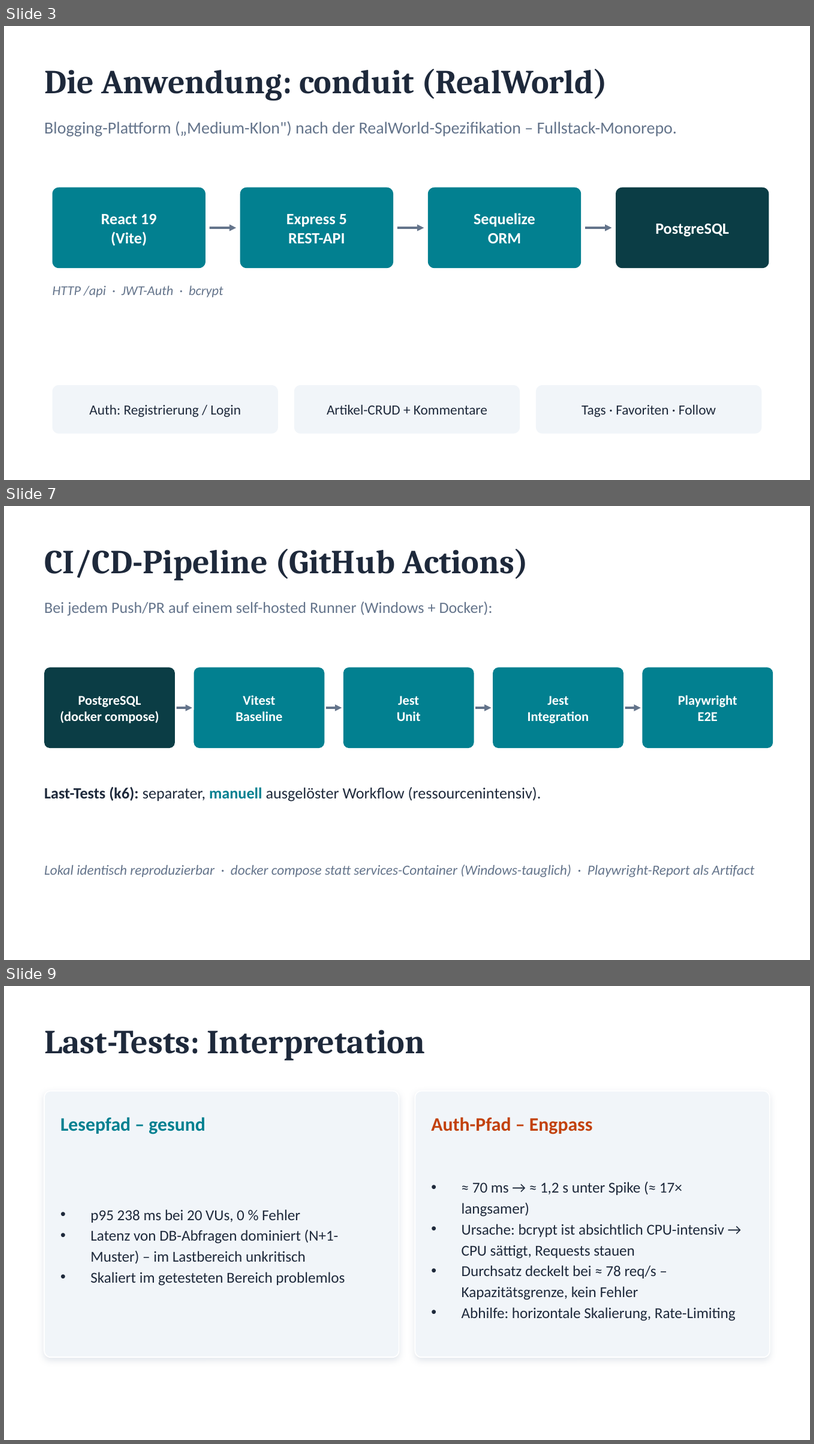
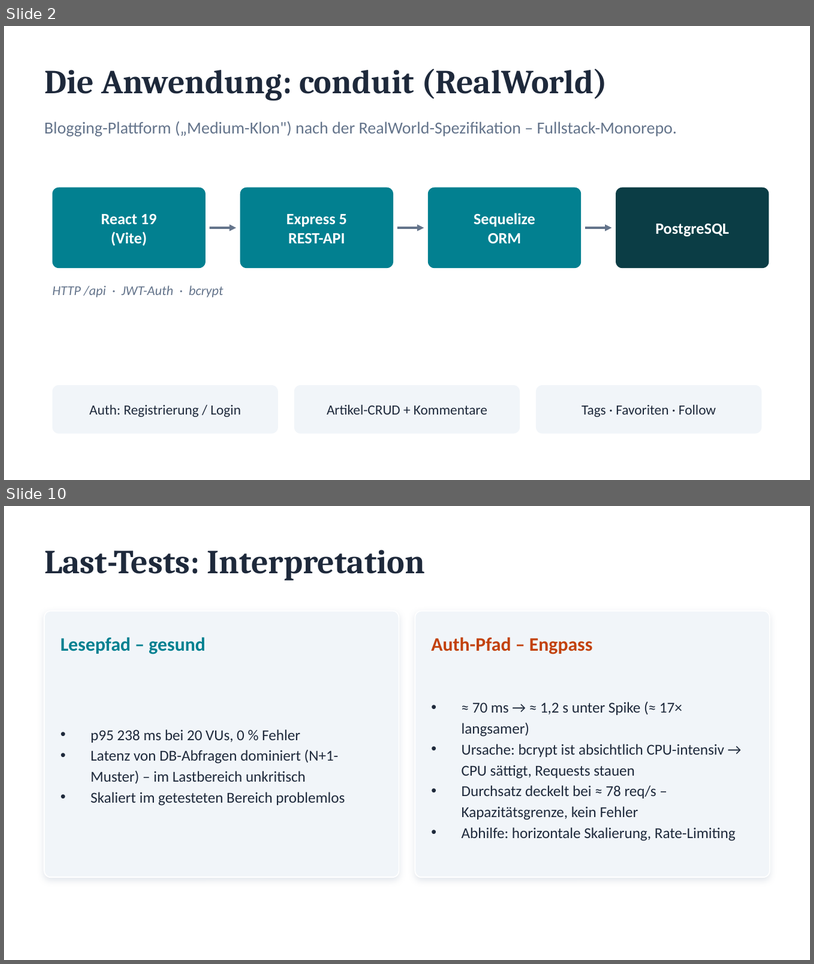
Before and after one commit to Lolo169169/wat4-2026ss-bb-zauner-seybold, a slide deck: PRESENTATION.pptx. Shown one above the other, each under a label of ours: slides 3, 7 and 9 before the commit, slides 2 and 10 after it; the slides between them are not shown. The pictures are 814x1444 and 814x964 pixels, drawn with LibreOffice and Linux fonts; fonts in the diff are those of the drawing. Boxes give left, top, right and bottom in pixels: in the first picture for what was removed or moved away, otherwise in the second. Text is boxed around its words. In the diff, an @@ line names an element or a change of style, - is before the commit and + after.

```diff
--- a/PRESENTATION.pptx
+++ b/PRESENTATION.pptx
@@ slide 7 removed at [4,506,810,960], background #FFFFFF @@
@@ text removed at [44,549,528,580] @@
-CI/CD-Pipeline (GitHub Actions)
@@ text removed at [44,601,493,616] @@
-Bei jedem Push/PR auf einem self-hosted Runner (Windows + Docker):
@@ rounded rectangle removed at [44,667,175,748] @@
@@ rounded rectangle removed at [194,667,324,748] @@
@@ rounded rectangle removed at [344,667,474,748] @@
@@ rounded rectangle removed at [494,667,624,748] @@
@@ rounded rectangle removed at [642,667,773,748] @@
@@ text removed at [60,696,159,723] @@
-PostgreSQL
-(docker compose)
@@ text removed at [236,695,282,721] @@
-Vitest
-Baseline
@@ text removed at [397,696,421,721] @@
-Jest
-Unit
@@ text removed at [528,696,590,723] @@
-Jest
-Integration
@@ text removed at [678,695,738,721] @@
-Playwright
-E2E
@@ arrow removed from (177, 708) to (192, 708) @@
@@ arrow removed from (327, 708) to (342, 708) @@
@@ arrow removed from (476, 708) to (491, 708) @@
@@ arrow removed from (626, 708) to (641, 708) @@
@@ text removed at [44,786,542,801] @@
-Last-Tests (k6): separater, manuell ausgelöster Workflow (ressourcenintensiv).
@@ text removed at [44,864,755,877] @@
-Lokal identisch reproduzierbar · docker compose statt services-Container (Windows-tauglich) · Playwright-Report als Artifact
@@ what was slide 3 is now slide 2 @@
@@ what was slide 9 is now slide 10 @@
```
Also in this commit, not shown: 2 slides changed, 5 slides added, 4 other slides removed.
